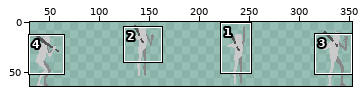
Sprite sheet -- assets/player/amenine/jump.png. The first picture is a wide view before the edit; the outline marks the close-up.
Close-up. Before:
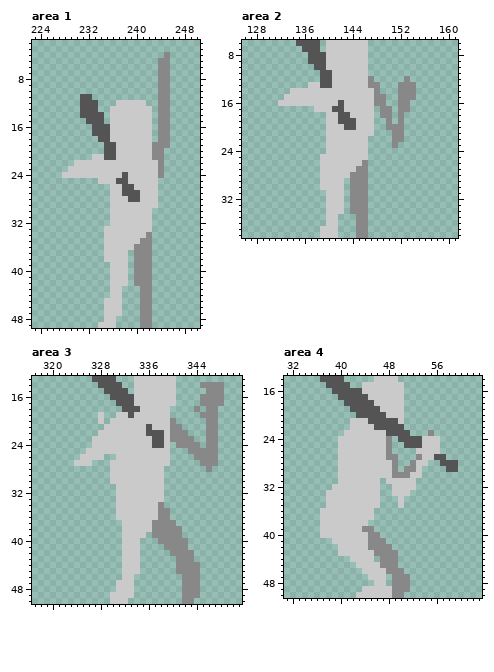
The file is 384x64 pixels. Shown: area 1: x 223..250, y 2..49; area 2: x 126..161, y 6..38; area 3: x 317..351, y 13..50; area 4: x 31..63, y 14..50. The wide view leaves out empty margins.
After:
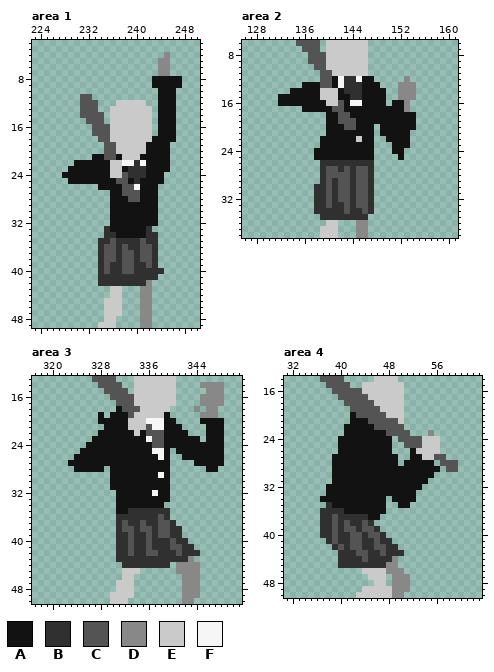
Palette (. is transparent): A #121212  B #303030  C #545454  D #888888  E #cacaca  F #f6f6f6
The edit:
Area 1:
y 8..9: x 243..247 .DD.. -> AAAAA
y 10..17: x 244..246 DD. -> AAA
y 18: x 243..246 .DD. -> AAAA
y 19: x 242..245 EDDD -> AAAA
y 20: x 242..245 EDD. -> AAAA
y 21: x 233..234 EE -> AA; x 237 E -> A; x 241..245 EEDD. -> AAAAA
y 22: x 230..235 EEEEEE -> AAAAAA; x 238..245 EEEEEED. -> FFBFAAAA
y 23: x 229..235 EEEEEEE -> AAAAAAA; x 238..245 EEEEEED. -> ABBBAAAA
y 24: x 228..235 EEEEEEEE -> AAAAAAAA; x 239..244 EEEEED -> BBBAAA
y 25: x 229..236 .....EEE -> AAAAAAAA; x 239..244 EEEEE. -> ABAAAA
y 26: x 234..237 ..EE -> AAAA; x 240..243 EEEE -> FAAA
y 27: x 236..237 EE -> AA; x 241..243 EEE -> AAA
y 28: x 236..238 EEE -> AAA; x 241..243 EEE -> AAA
y 29: x 236..243 EEEEEEEE -> AAAAAAAA
y 30..32: x 236..243 EEEEEEE. -> AAAAAAAA
y 33: x 235..242 EEEEEEEE -> BAAAAAAB
y 34: x 235..243 EEEEEEED. -> BBAAAAABB
y 35: x 234..243 .EEEEEEDD. -> BBCBBBBCBB
y 36: x 234..243 .EEEEEDDD. -> BCCBCBBCCB
y 37..38: x 234..243 .EEEE.DDD. -> BCCBCCBCCB
y 39: x 234..243 ..EEE.DDD. -> BCBBCCBBCB
y 40: x 234..244 ..EEE.DDD.. -> BCBBCCBBBBB
y 41: x 234..243 ..EEE.DDD. -> BBBBBBBBBB
y 42: x 234..241 ..EEE.DD -> BBBBBBBB
Area 2:
y 12: x 141..147 EEEEEED -> AFBBFAA
y 13: x 136..138 .EE -> AAA; x 141..148 EEEEEEDD -> AFBBBAAA
y 14: x 134..138 EEEEE -> AAAAA; x 142..149 EEEEEED. -> ABBBAAAA
y 15: x 132..138 .EEEEEE -> AAAAAAA; x 142..149 EEEEEEDD -> AABBAAAA
y 16: x 132..139 EEEEEEEE -> AAAAAAAA; x 143..149 EEEEEDD -> AFFAAAA; x 151..152 .D -> AA
y 17: x 136..140 ..EEE -> AAAAA; x 143..152 EEEEE.DD.D -> AAAAAAAAAA
y 18: x 140..141 EE -> AA; x 144..154 EEEE.DD.D.. -> AAAAAAAAAAA
y 19: x 140..141 EE -> AA; x 145..154 EEE..D.D.. -> AAAAAAAAAA
y 20: x 140..142 EEE -> AAA; x 145..147 EEE -> AAA; x 149..154 .DDD.. -> AAAAAA
y 21: x 140..147 EEEEEEEE -> AAAAAAAA; x 149..153 ..DD. -> AAAAA
y 22: x 139..144 .EEEEE -> AAAAAA; x 146..147 E. -> AA; x 150..153 .DD. -> AAAA
y 23: x 139..147 .EEEEEEE. -> AAAAAAAAA; x 151..153 D.. -> AAA
y 24: x 138..147 ..EEEEEEE. -> AAAAAAAAAA; x 151..152 .. -> AA
y 25: x 138..147 .EEEEEEEE. -> AAAAAAAAAA; x 152 . -> A
y 26: x 139..147 EEEEEEED. -> BBBBBBBBB
y 27: x 139..147 EEEEEEDD. -> BCCBCBCCB
y 28: x 139..147 EEEEEDDD. -> BCCCCBCCB
y 29: x 139..147 EEEE.DDD. -> BCBCCBCCB
y 30: x 138..147 .EEEE.DDD. -> BBCBCCBCCB
y 31..32: x 138..147 ..EEE.DDD. -> BBCBCCBCCB
y 33: x 138..147 ..EEE.DDD. -> BBCBBCBCCB
y 34: x 138..147 ..EEE.DDD. -> BBBBBCBBCB
y 35: x 139..146 .EE...DD -> BBBBBBBB
Area 3:
y 18: x 331 . -> A
y 19: x 328 E -> A; x 330..332 .EE -> AAA; x 339 E -> A
y 20: x 328..332 E.EEE -> AAAAA; x 336..340 EEEED -> FFFAA; x 345..348 .DD. -> AAAA
y 21: x 329..332 EEEE -> AAAA; x 337..341 EEEDD -> FFAAA; x 346..348 DD. -> AAA
y 22: x 328..333 EEEEEE -> AAAAAA; x 335 E -> A; x 339..342 EDDD -> AAAA; x 346..348 DD. -> AAA
y 23: x 327..336 EEEEEEEEEE -> AAAAAAAAAF; x 339..344 EDDDD. -> AAAAAA; x 346..348 DD. -> AAA
y 24: x 326..336 .EEEEEEEEEE -> AAAAAAAAAAA; x 339..348 E.DDDD.DD. -> AAAAAAAAAA
y 25: x 325..339 .EEEEEEEEEEEEEE -> AAAAAAAAAAAAFFA; x 341..348 ..DDDDD. -> AAAAAAAA
y 26: x 324..339 .EEEE..EEEEEEEEE -> AAAAAAAAAAAAAAFA; x 342..348 ..DDDD. -> AAAAAAA
y 27: x 323..339 .EEE...EEEEEEEEEE -> AAAAAAAAAAAAAAAAA; x 344..348 .DDD. -> AAAAA
y 28: x 324..328 ..... -> AAAAA; x 330..339 EEEEEEEEE. -> AAAAAAAAAA; x 346..347 D. -> AA
y 29: x 330..339 EEEEEEEEE. -> AAAAAAAAFA
y 30: x 330..339 EEEEEEEEE. -> AAAAAAAAAA
y 31: x 330..339 .EEEEEEEE. -> AAAAAAAAAA
y 32: x 331..339 EEEEEEEE. -> AAAAAAFAA
y 33: x 331..339 EEEEEEEE. -> AAAAAAAAA
y 34: x 331..338 EEEEEEED -> AAAAAAAA
y 35: x 331..339 EEEEEEEDD -> AABBBBBBB
y 36: x 331..339 EEEEEEEDD -> BBBBBBBCB
y 37: x 331..340 .EEEEEDDDD -> BCBBCBBCCB
y 38: x 331..341 .EEEEEDDDDD -> BCCBCCBCCBB
y 39: x 331..341 .EEEE.DDDDD -> BBCBBCBCCBB
y 40: x 331..342 .EEE...DDDDD -> BBCBBCBBBCBB
y 41: x 331..343 .EEE....DDDD. -> BBCBBCBBBCCBB
y 42: x 331..344 .EEE.....DDDD. -> BBCBBCCBBBCBBB
y 43: x 331..342 .EEE......DD -> BBBBBBBBBBBB
y 44: x 332..339 EEE..... -> BBBBBBBB
Area 4:
y 20: x 42 . -> A
y 21: x 42..44 EEE -> AAA
y 22: x 41..45 .EEEE -> AAAAA
y 23: x 41..47 EEEEEEE -> AAAAAAA
y 24..25: x 40..48 EEEEEEEED -> AAAAAAAAA
y 26: x 40..48 EEEEEEEED -> AAAAAAAAA; x 52 . -> A
y 27: x 39..49 .EEEEEEEEDD -> AAAAAAAAAAA; x 52..53 .D -> AA
y 28: x 39..49 .EEEEEEEEED -> AAAAAAAAAAA; x 51..55 .DEE. -> AAAAA
y 29: x 39..56 .EEEEEEEEED.DDE... -> AAAAAAAAAAAAAAAAAA
y 30: x 39..55 .EEEEEEEEEDDDEE.. -> AAAAAAAAAAAAAAAAA
y 31: x 39..54 .EEEEEEE.EEEEE.. -> AAAAAAAAAAAAAAAA
y 32: x 38..53 .EEEEEEEE..EEEE. -> AAAAAAAAAAAAAAAA
y 33: x 38..52 EEEEEEEEE..EEE. -> AAAAAAAAAAAAAAA
y 34: x 37..47 .EEEEEEEEE. -> AAAAAAAAAAA; x 49..52 .E.. -> AAAA
y 35: x 38..47 EEEEEEEEE. -> BAAAAAAAAA; x 50..51 E. -> AA
y 36: x 37..47 EEEEEEEEE.. -> BBBBAAAAAAA
y 37: x 37..46 EEEEEEEEE. -> BBCBBBBBAA
y 38: x 37..45 EEEEEEEE. -> BBCBCBBCB
y 39: x 37..46 EEEEEEEDD. -> BBCBCCBCCB
y 40: x 37..47 EEEEEEEEDD. -> BBCBBCCBCCB
y 41: x 38..48 .EEEEEEDDD. -> BCBBCCBBCBB
y 42: x 39..49 .EEEEEDDDD. -> BCBCCBBCCBB
y 43: x 40..50 EEEEEEDDDD. -> BBBCCBBCBBB
y 44: x 40..48 ..EEEE.DD -> BBBBCBBBB
y 45: x 40..47 ...EEEED -> BBBBBBBB
